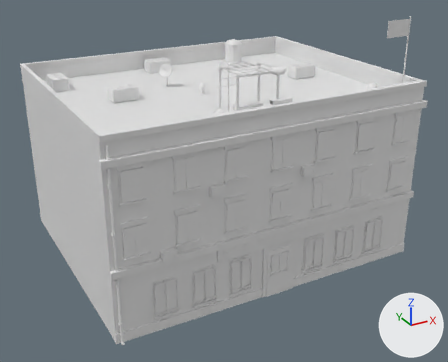
What one commit did to the glTF model modelos/ciudad/edificios/comisaria_20.glb.
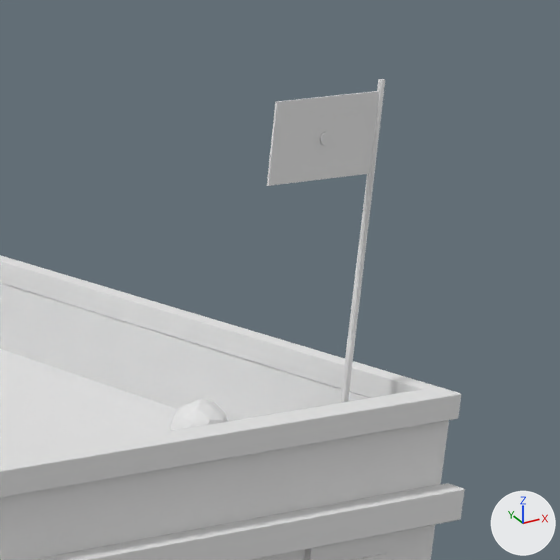
There are two pictures of each version: one whole from a 50 mm camera at (-17.77, -25.81, 20.84) aimed at (0.02, 6.53, 4.66), one close up on the part from 74% to 100% of the width and 0% to 32% of the height. Arrows for +X, +Y and +Z are at lower right; the lights stay in place. The older version's two pictures come first. Vertices at exactly the same position are counted once.

The scene before the commit, as lines of its bpy script (objects in view):
```python
me_comisaria_20 = bpy.data.meshes.new('comisaria_20')
me_comisaria_20.from_pydata(...)  # 3523 vertices, 5880 faces; spans x -10.1..10.1, y -0.3..16.4, z 0.0..15.2
ob_comisaria_20 = bpy.data.objects.new('comisaria_20', me_comisaria_20)
ob_comisaria_20.location = (0.0, 0.0, 0.0)
```
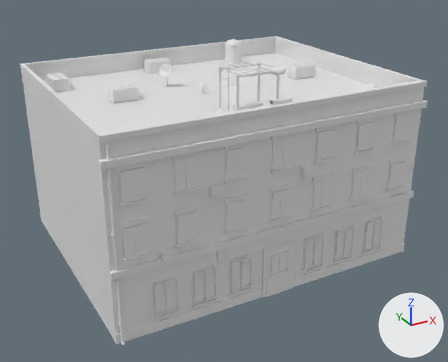
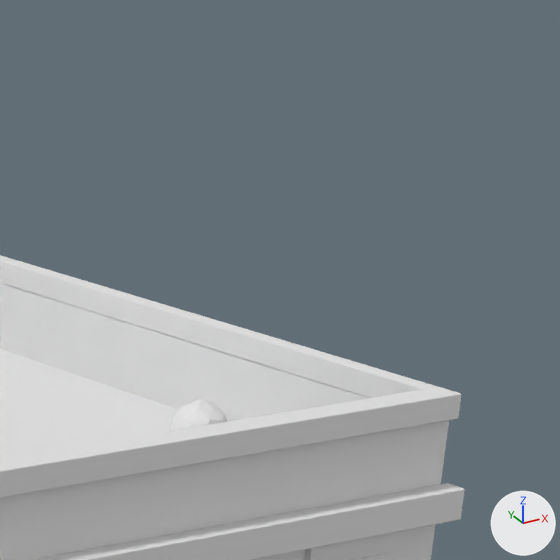
The change, as a diff of the scene's bpy script:
```diff
--- a/modelos/ciudad/edificios/comisaria_20.glb.py
+++ b/modelos/ciudad/edificios/comisaria_20.glb.py
@@ me_comisaria_20 @@
 # used by ob_comisaria_20; location = (0.0, 0.0, 0.0)
-me_comisaria_20.from_pydata(...)  # 3523 vertices, 5880 faces; spans x -10.1..10.1, y -0.3..16.4, z 0.0..15.2
+me_comisaria_20.from_pydata(...)  # 3475 vertices, 5788 faces; spans x -10.1..10.1, y -0.3..16.4, z 0.0..13.2
+# me_comisaria_20 part 1: the loose piece of 16 vertices spanning x 7.4..9.0, y 0.8, z 14.1..15.1 is deleted
+# me_comisaria_20 part 2: the loose piece of 16 vertices spanning x 8.1..8.3, y 0.8, z 14.5..14.7 is deleted
+# me_comisaria_20 part 3: the loose piece of 16 vertices spanning x 8.9..9.1, y 0.8..0.9, z 10.2..15.2 is deleted
```

Changed parts and their boxes [x1, y1, x2, y2] in the close-ups (560 x 560 px):
'comisaria_20', reshaped
    before: [0, 79, 465, 560]
    after: [0, 255, 465, 560]
part 1 of me_comisaria_20, deleted
    before: [267, 91, 379, 186]
part 2 of me_comisaria_20, deleted
    before: [320, 132, 331, 145]
part 3 of me_comisaria_20, deleted
    before: [340, 79, 385, 403]
